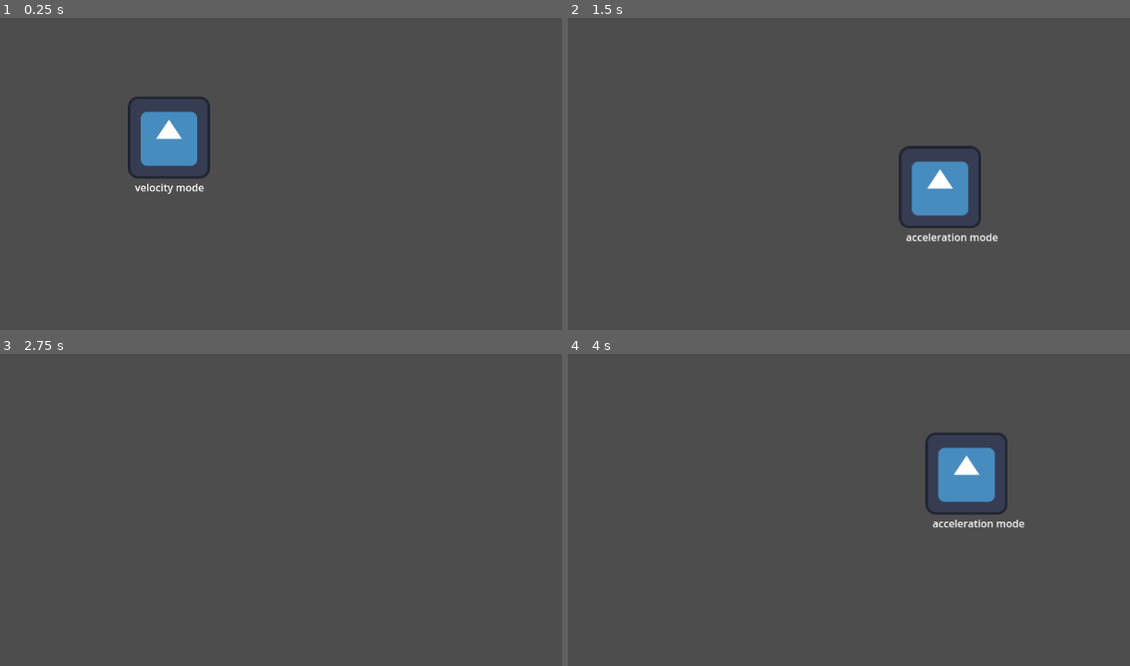
Above: before the commit, frames 1-4 (two rows, left to right).
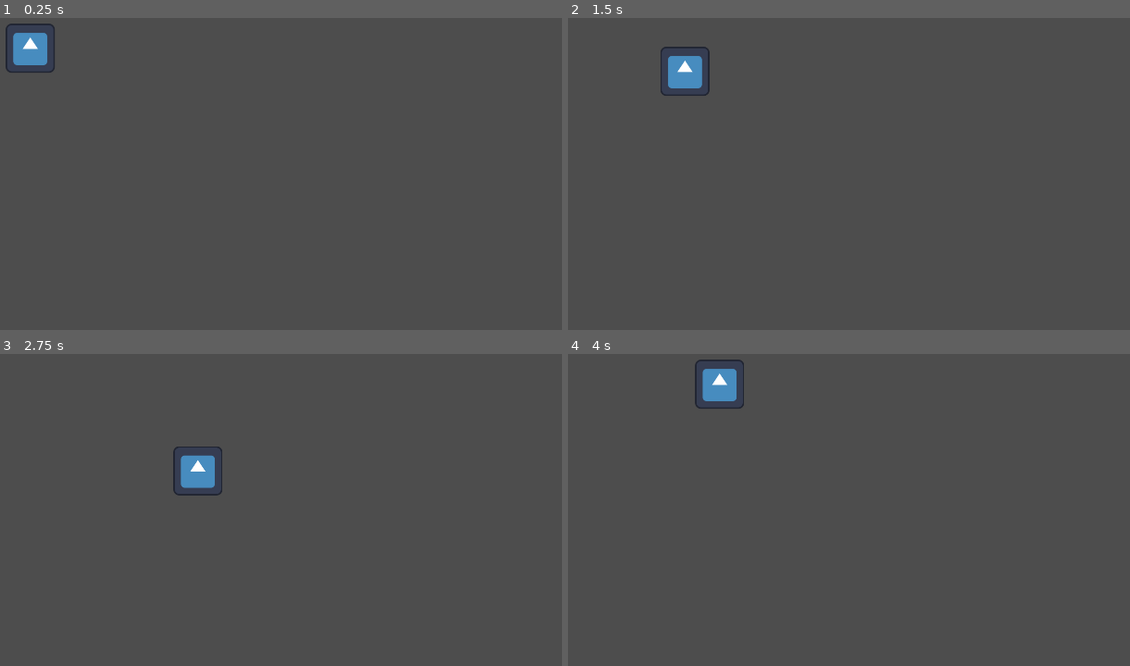
Above: after the commit, the same moments.

Repository: hyperdriveguy/SASCO
Game: Godot game, scene res://world.tscn
Same seed, same stepped clock (60 frames per second), same inputs: the game is played once before the commit and once after it. The engine's default icon, where the game draws it, is replaced by a stand-in: a white triangle on a blue panel in a dark square.
Inputs:
- Up to frame 1 (0.25 s): no input
- Up to frame 2 (1.5 s): tap Enter (ui_accept) at 0.5, 0.6, 0.77, 1.07, 1.35 s; hold Right (ui_right) 0.53-1.28 s; hold Down (ui_down) from 1.28 s (still down)
- Up to frame 3 (2.75 s): tap Enter (ui_accept) at 1.52, 1.82, 2.1 s; release Down (ui_down) at 2.03 s; hold Right (ui_right) from 2.03 s (still down)
- Up to frame 4 (4 s): release Right (ui_right) at 2.78 s; hold Up (ui_up) 2.78-3.53 s; tap Enter (ui_accept) at 2.85, 3.02, 3.32, 3.6, 3.77 s; hold Left (ui_left) from 3.53 s (still down)

The runs differ from the first frame. In frame 1, 3.2% of the frame differs, in the area x 0-38%, y 1-57%; in frame 2, 3.4%, in the area x 16-77%, y 9-72%; in frame 3, 0.8%; in frame 4, 3.3%.

Commit message:
Remove acceleration mode

Diff:
--- a/player.gd
+++ b/player.gd
@@ -4,8 +4,6 @@
 
 # Get the gravity from the project settings to be synced with RigidBody nodes.
 var gravity = ProjectSettings.get_setting("physics/2d/default_gravity")
-
-var accel_mode = false
 
 @onready var initial_postion = position
 
@@ -20,28 +18,15 @@
 	var direction_x = Input.get_axis("ui_left", "ui_right")
 	var direction_y = Input.get_axis("ui_up", "ui_down")
 
-	if not accel_mode:
-		if direction_x:
-			velocity.x = direction_x * SPEED
-		else:
-			velocity.x = move_toward(velocity.x, 0, SPEED)
+	if direction_x:
+		velocity.x = direction_x * SPEED
+	else:
+		velocity.x = move_toward(velocity.x, 0, SPEED)
 
-		if direction_y:
-			velocity.y = direction_y * SPEED
-		else:
-			velocity.y = move_toward(velocity.x, 0, SPEED)
+	if direction_y:
+		velocity.y = direction_y * SPEED
 	else:
-		if direction_x:
-			velocity.x += direction_x * SPEED / 8
-		if direction_y:
-			velocity.y += direction_y * SPEED / 8
-
-	if Input.is_action_just_pressed("ui_accept"):
-		if accel_mode:
-			$Label.text = "velocity mode"
-		else:
-			$Label.text = "acceleration mode"
-		accel_mode = not accel_mode
+		velocity.y = move_toward(velocity.x, 0, SPEED)
 
 	if Input.is_action_just_pressed("reset_player"):
 		position = initial_postion
--- a/player.tscn
+++ b/player.tscn
@@ -18,15 +18,15 @@
 "speed": 5.0
 }]
 
+[sub_resource type="RectangleShape2D" id="RectangleShape2D_hi8bl"]
+size = Vector2(124.5, 125)
+
 [node name="CharacterBody2D" type="CharacterBody2D"]
 script = ExtResource("1_bwysj")
 
 [node name="AnimatedSprite2D" type="AnimatedSprite2D" parent="."]
 sprite_frames = SubResource("SpriteFrames_i8sun")
 
-[node name="Label" type="Label" parent="."]
-offset_left = -53.0
-offset_top = 66.0
-offset_right = 55.0
-offset_bottom = 92.0
-text = "velocity mode"
+[node name="CollisionShape2D" type="CollisionShape2D" parent="."]
+position = Vector2(-0.25, -0.5)
+shape = SubResource("RectangleShape2D_hi8bl")
--- a/project.godot
+++ b/project.godot
@@ -15,6 +15,12 @@
 config/features=PackedStringArray("4.0", "Mobile")
 boot_splash/show_image=false
 config/icon="res://icon.svg"
+
+[display]
+
+window/size/viewport_width=1920
+window/size/viewport_height=1080
+window/size/mode=2
 
 [input]
 
Not shown: 1 places in player.tscn that only renumber resources
